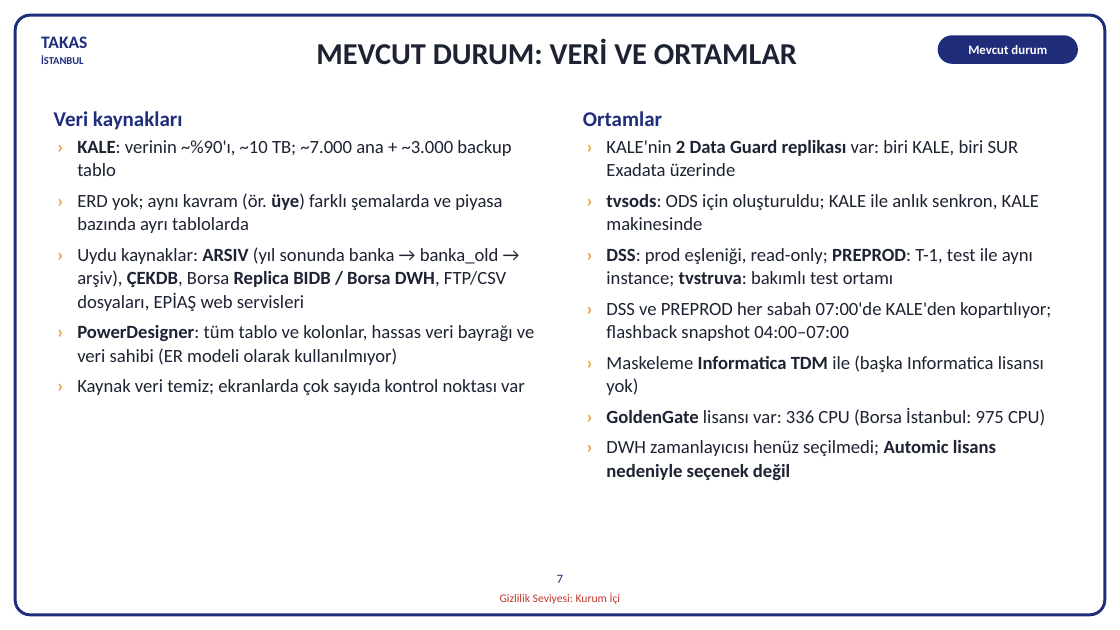
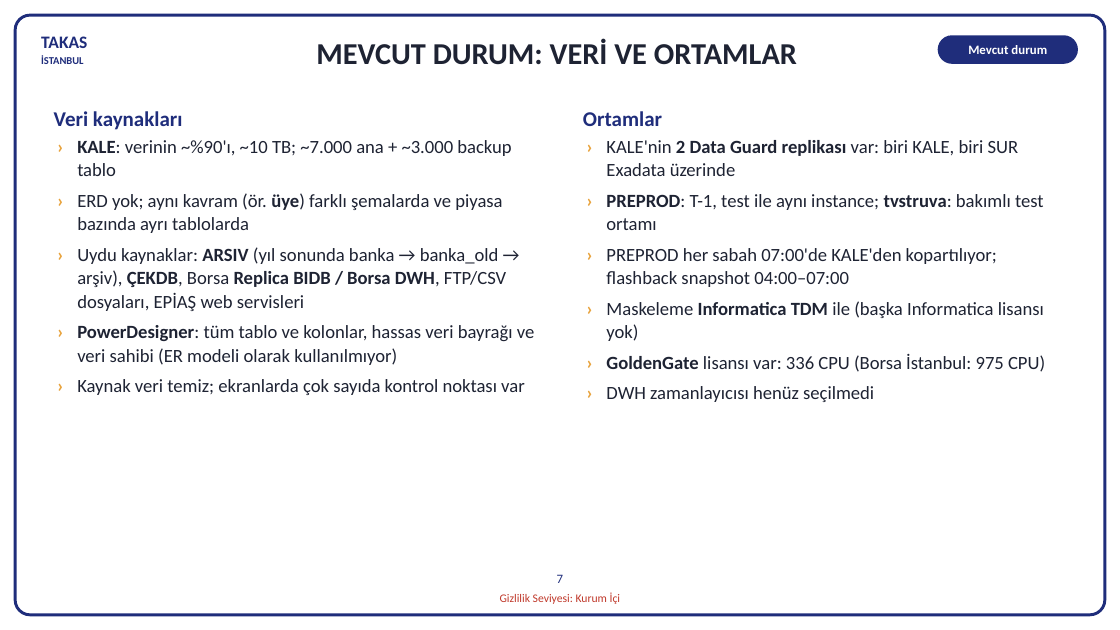
Before and after one commit to hanifidemirel0/Cursor-Projects, a slide deck: slide 7 of outputs/dwh-sunum-kasim-2026/5 - DWHSunum_Kasim2026.pptx. Drawn at 1120x630 pixels with LibreOffice and Linux fonts; fonts in the diff are those of the drawing. Boxes give left, top, right and bottom in pixels: in the first picture for what was removed or moved away, otherwise in the second. Text is boxed around its words. In the diff, an @@ line names an element or a change of style, - is before the commit and + after.

```diff
--- a/outputs/dwh-sunum-kasim-2026/5 - DWHSunum_Kasim2026.pptx
+++ b/outputs/dwh-sunum-kasim-2026/5 - DWHSunum_Kasim2026.pptx
@@ text at <box>606,194,1044,287</box>: text changed @@
-› tvsods: ODS için oluşturuldu; KALE ile anlık senkron, KALE makinesinde
-› DSS: prod eşleniği, read-only; PREPROD: T-1, test ile aynı instance; tvstruva: bakımlı test ortamı
-› DSS ve PREPROD her sabah 07:00'de KALE'den kopartılıyor; flashback snapshot 04:00–07:00
+› PREPROD: T-1, test ile aynı instance; tvstruva: bakımlı test ortamı
+› PREPROD her sabah 07:00'de KALE'den kopartılıyor; flashback snapshot 04:00–07:00
@@ text at <box>606,386,874,402</box>: text changed; bold off @@
-› DWH zamanlayıcısı henüz seçilmedi; Automic lisans nedeniyle seçenek değil
+› DWH zamanlayıcısı henüz seçilmedi
```
Also in this commit, not shown: 2 other files.
